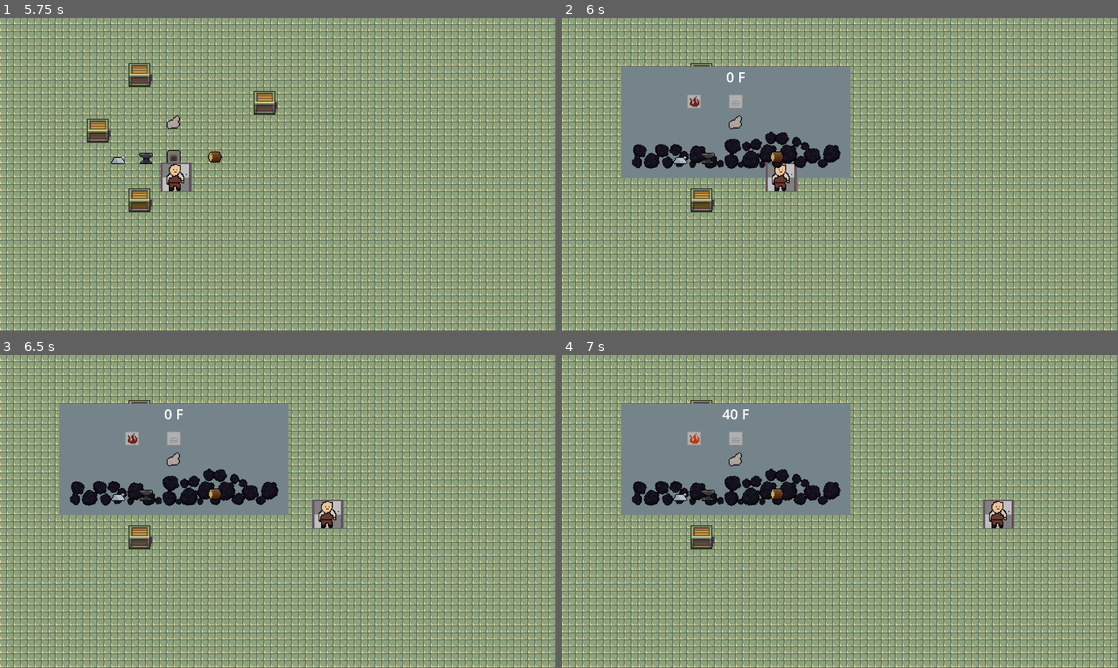
Above: before the commit, frames 1-4 (two rows, left to right).
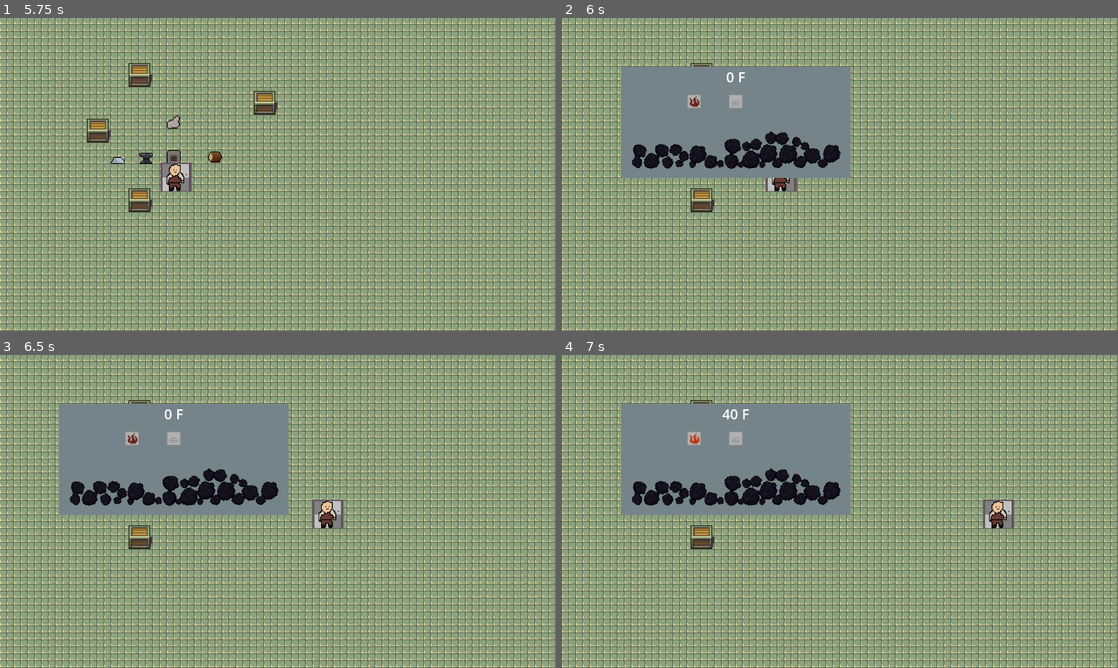
Above: after the commit, the same moments.

Repository: Miles-Miles2/godot-4-blacksmithGame
Game: Godot game, scene res://Scenes/level.tscn
The game is run twice, just before and just after one commit, with the same random seed, the same clock (stepped at 60 frames per second) and the same inputs.
Inputs (mouse positions are in pixels of both pictures, inside the frame that each line leads up to):
- Up to frame 1 (5.75 s): tap Enter at 0.5, 2 s; move the mouse to (250, 237) at 0.52 s; hold W (up) 0.53-2.03 s; click (250, 237) at 0.6 s; tap E (interact) at 0.8, 1.35, 2.3, 2.85, 3.8, 4.35, 5.3 s; tap Space at 1.25, 3.5 s; move the mouse to (444, 221) at 1.27 s; click (444, 221) at 1.55 s; move the mouse to (111, 127) at 2.02 s; hold A (left) 2.03-3.53 s; click (111, 127) at 2.1 s; move the mouse to (305, 174) at 2.77 s; click (305, 174) at 3.05 s; move the mouse to (194, 96) at 3.52 s; hold S (down) 3.53-4.28 s; click (194, 96) at 3.6 s; move the mouse to (400, 158) at 4.27 s; hold D (right) 4.28-5.03 s; click (400, 158) at 4.55 s; move the mouse to (166, 190) at 5.02 s; hold W (up) from 5.03 s (still down); click (166, 190) at 5.1 s
- Up to frame 2 (6 s): tap Enter at 5.75 s; move the mouse to (895, 105) at 5.77 s; release W (up) at 5.78 s; hold D (right) from 5.78 s (still down); tap E (interact) at 5.85 s
- Up to frame 3 (6.5 s): keep holding D (right); click (333, 442) at 6.05 s
- Up to frame 4 (7 s): keep holding D (right); move the mouse to (695, 439) at 6.52 s; click (695, 439) at 6.6 s; tap E (interact) at 6.8 s

Frame 1 is identical in both runs. In frame 2, 0.4% of the frame differs, in the area x 20-43%, y 31-52%; in frame 3, 0.2%; in frame 4, 0.2%.

Commit message:
finished furnace. outputs bucket when melted

Diff:
--- a/Scenes/furnaceSpriteScript.gd
+++ b/Scenes/furnaceSpriteScript.gd
@@ -6,6 +6,7 @@
 	print("furnace interacted with. held item: " + str(heldItem))
 	if (heldItem != null):
 		$workstation_view.addMaterial(heldItem)
+		heldItem.queue_free()
 	else:
 		$workstation_view.position = position
-		$workstation_view.openMenu()
+		$workstation_view.toggleMenu()
--- a/Scenes/furnace_controller.gd
+++ b/Scenes/furnace_controller.gd
@@ -7,12 +7,13 @@
 var heatOn := false
 var updateHeatCounter = 0
 var itemInFurnace: Node2D = null
+@onready var level: Node2D = get_parent().get_parent()
 
 @export var HEATING_SPEED: float
 @onready var width: int = $CoalHolders/floor_ceiling/floor.shape.size.x
 @onready var floorHeight = $CoalHolders/floor_ceiling/floor.position.x
 
-
+var bucket = preload("res://Scenes/resources/liquid_metal.tscn")
 var coal = preload("res://Scenes/coal.tscn")
 var offImage = Image.load_from_file("res://Art/heatIconOff.png")
 var offTexture = ImageTexture.create_from_image(offImage)
@@ -47,11 +48,12 @@
 		else:
 			temp = max(temp - 3, 0)
 		if (itemInFurnace):
-			itemInFurnace.updateTemp(temp)
+			if (itemInFurnace.is_in_group("smeltable")):
+				itemInFurnace.updateTemp(temp, self)
 
 
-func openMenu():
-	visible = true
+func toggleMenu():
+	visible = not visible
 
 func addMaterial(rawMetal: Node2D):
 	if (itemInFurnace == null):
@@ -64,6 +66,18 @@
 	else:
 		print("item already in furnace!")
 
+func materialCooked():
+	var newBucket = bucket.instantiate()
+	add_child(newBucket)
+	newBucket.position = $SmeltItemIcon.position
+	newBucket.remove_from_group("holdable")
+	newBucket.remove_from_group("selectable")
+	newBucket.addLiquid(itemInFurnace.metalName, 1)
+
+	var oldItem = itemInFurnace
+	itemInFurnace = newBucket
+	oldItem.queue_free()
+
 func _on_area_2d_input_event(viewport: Node, event: InputEvent, shape_idx: int) -> void:
 	if event is InputEventMouseButton:
 		if (event.is_pressed() && event.button_index == MOUSE_BUTTON_LEFT):
@@ -72,3 +86,15 @@
 				$Area2D/HeatIcon.texture = onTexture
 			else:
 				$Area2D/HeatIcon.texture = offTexture
+
+
+func _item_in_furnace_clicked(viewport: Node, event: InputEvent, shape_idx: int) -> void:
+	if event is InputEventMouseButton:
+		if (event.is_pressed() && event.button_index == MOUSE_BUTTON_LEFT):
+			if (itemInFurnace):
+				itemInFurnace.add_to_group("selectable")
+				itemInFurnace.add_to_group("holdable")
+				level.spawnItem(itemInFurnace, level.get_node("Player").position)
+				itemInFurnace.queue_free()
+				itemInFurnace = null
+				toggleMenu()
--- a/Scenes/furnace_view.tscn
+++ b/Scenes/furnace_view.tscn
@@ -12,6 +12,9 @@
 [sub_resource type="RectangleShape2D" id="RectangleShape2D_py8m4"]
 size = Vector2(16, 96)
 
+[sub_resource type="RectangleShape2D" id="RectangleShape2D_l8oie"]
+size = Vector2(16, 16)
+
 [sub_resource type="RectangleShape2D" id="RectangleShape2D_4eg51"]
 size = Vector2(32, 32)
 
@@ -20,6 +23,7 @@
 shadow_size = 0
 
 [node name="workstation_view" type="Node2D"]
+z_index = 3
 script = ExtResource("1_upcjx")
 HEATING_SPEED = 0.005
 
@@ -61,6 +65,11 @@
 scale = Vector2(2, 2)
 texture = ExtResource("2_itras")
 
+[node name="Area2D" type="Area2D" parent="SmeltItemIcon"]
+
+[node name="CollisionShape2D" type="CollisionShape2D" parent="SmeltItemIcon/Area2D"]
+shape = SubResource("RectangleShape2D_l8oie")
+
 [node name="Area2D" type="Area2D" parent="."]
 
 [node name="HeatIcon" type="Sprite2D" parent="Area2D"]
@@ -82,4 +91,5 @@
 horizontal_alignment = 1
 vertical_alignment = 1
 
+[connection signal="input_event" from="SmeltItemIcon/Area2D" to="." method="_item_in_furnace_clicked"]
 [connection signal="input_event" from="Area2D" to="." method="_on_area_2d_input_event"]
--- a/Scenes/iron.tscn
+++ b/Scenes/iron.tscn
@@ -6,10 +6,9 @@
 [sub_resource type="CircleShape2D" id="CircleShape2D_e5wfo"]
 radius = 16.0
 
-[node name="Iron" type="Node2D" groups=["holdable", "selectable", "smeltable"]]
+[node name="Iron" type="Node2D" groups=["holdable", "pourable", "selectable"]]
 z_index = 1
 script = ExtResource("1_dk5ht")
-smeltedVersionName = "res://Scenes/resources/smelted_iron.tscn"
 
 [node name="raw" type="Sprite2D" parent="."]
 texture_filter = 1
--- a/Scenes/itemScript.gd
+++ b/Scenes/itemScript.gd
@@ -1,16 +1,17 @@
 extends Node2D
 
-@export var smeltedVersionName: String
+@export var metalName: String
 
 @export var MIN_TEMP: int
 @export var TEMP_SENSITIVITY: float
-@onready var smeltedVersion = load(smeltedVersionName)
 
 var temperature: float = 0
 
 
 
-func updateTemp(furnaceTemp: float):
+func updateTemp(furnaceTemp: float, furnaceObj: Node2D):
 
-	temperature += clamp((furnaceTemp - furnaceTemp) * TEMP_SENSITIVITY, -20, 20)
+	temperature += clamp((furnaceTemp - temperature) * TEMP_SENSITIVITY, -5, 5)
 	print(temperature)
+	if (temperature > MIN_TEMP):
+		furnaceObj.materialCooked()
--- a/Scenes/level.tscn
+++ b/Scenes/level.tscn
@@ -1,6 +1,7 @@
-[gd_scene load_steps=16 format=3 uid="uid://gqr80x88tcph"]
+[gd_scene load_steps=17 format=3 uid="uid://gqr80x88tcph"]
 
 [ext_resource type="PackedScene" uid="uid://cebqu62uxlcr6" path="res://Scenes/player.tscn" id="1_ad4df"]
+[ext_resource type="Script" path="res://Scenes/levelManager.gd" id="1_kol6e"]
 [ext_resource type="Texture2D" uid="uid://dhbwfsr0mu021" path="res://Art/temp/Dungeon_WallsAndFloors.png" id="2_vb32s"]
 [ext_resource type="Texture2D" uid="uid://d2a4kttg3ofnf" path="res://Art/temp/DungeonDecorations.png" id="3_m8edt"]
 [ext_resource type="PackedScene" uid="uid://dkh8afl08i0o8" path="res://Scenes/anvil.tscn" id="4_667w6"]
@@ -1215,6 +1216,7 @@
 sources/1 = SubResource("TileSetAtlasSource_2kifd")
 
 [node name="Level" type="Node2D"]
+script = ExtResource("1_kol6e")
 
 [node name="Player" parent="." instance=ExtResource("1_ad4df")]
 z_index = 1
@@ -1272,5 +1274,5 @@
 [node name="Furnace" parent="." instance=ExtResource("7_uevos")]
 position = Vector2(400, 320)
 
-[node name="rawIron" parent="." groups=["holdable", "selectable"] instance=ExtResource("8_qu2s2")]
+[node name="rawIron" parent="." instance=ExtResource("8_qu2s2")]
 position = Vector2(400, 240)
--- /dev/null
+++ b/Scenes/levelManager.gd
@@ -0,0 +1,15 @@
+extends Node2D
+
+
+# Called when the node enters the scene tree for the first time.
+func _ready() -> void:
+	pass # Replace with function body.
+
+
+# Called every frame. 'delta' is the elapsed time since the previous frame.
+
+
+func spawnItem(item: Node2D, pos: Vector2):
+	var clonedItem = item.duplicate()
+	add_child(clonedItem)
+	clonedItem.position = pos
--- /dev/null
+++ b/Scenes/liquidMetalScript.gd
@@ -0,0 +1,20 @@
+extends Node2D
+
+@export var storedLiquid = {}
+
+# Called when the node enters the scene tree for the first time.
+func _ready() -> void:
+	pass # Replace with function body.
+
+
+# Called every frame. 'delta' is the elapsed time since the previous frame.
+func _process(delta: float) -> void:
+	pass
+
+
+func addLiquid(liquid: String, amount: int):
+	if (storedLiquid.has(liquid)):
+		storedLiquid[liquid] += amount
+	else:
+		storedLiquid[liquid] = amount
+	print("stored Liquid: " + str(storedLiquid))
--- a/Scenes/player.gd
+++ b/Scenes/player.gd
@@ -23,7 +23,8 @@
 '''
 # Called every frame. 'delta' is the elapsed time since the previous frame.
 func _process(delta):
-
+	if (not is_instance_valid(heldObject)):
+		heldObject = null
 
 
 	if $interactDetector.has_overlapping_areas() == true:
@@ -51,6 +52,7 @@
 			elif selectedObject.is_in_group("interactable"):
 				print("interacting with " + selectedObject.name + " while holding " + str(heldObject))
 				selectedObject.interact(heldObject)
+
 				#print(str(selectedObject.position) + " | " + str(selectedObject.get_node("workstation_view").position))
 
 				selectedObject.get_node("workstation_view").position = Vector2(0,0)
--- /dev/null
+++ b/Scenes/resources/liquid_metal.tscn
@@ -0,0 +1,20 @@
+[gd_scene load_steps=4 format=3 uid="uid://kk80qjwuicbe"]
+
+[ext_resource type="Script" path="res://Scenes/liquidMetalScript.gd" id="1_x8mtw"]
+[ext_resource type="Texture2D" uid="uid://b2x2c8hkygul2" path="res://Art/bucket.png" id="2_6t0fb"]
+
+[sub_resource type="CircleShape2D" id="CircleShape2D_y17cq"]
+radius = 16.0
+
+[node name="liquidMetal" type="Node2D" groups=["holdable", "selectable"]]
+script = ExtResource("1_x8mtw")
+
+[node name="Bucket" type="Sprite2D" parent="."]
+texture_filter = 1
+scale = Vector2(2, 2)
+texture = ExtResource("2_6t0fb")
+
+[node name="Area2D" type="Area2D" parent="."]
+
+[node name="CollisionShape2D" type="CollisionShape2D" parent="Area2D"]
+shape = SubResource("CircleShape2D_y17cq")
--- a/Scenes/resources/raw_iron.tscn
+++ b/Scenes/resources/raw_iron.tscn
@@ -6,12 +6,12 @@
 [sub_resource type="CircleShape2D" id="CircleShape2D_fb6no"]
 radius = 16.0
 
-[node name="rawIron" type="Node2D"]
+[node name="rawIron" type="Node2D" groups=["holdable", "selectable", "smeltable"]]
 z_index = 1
 script = ExtResource("1_etmmn")
-smeltedVersionName = "res://Scenes/iron.tscn"
-MIN_TEMP = 2800
-TEMP_SENSITIVITY = 1.0
+metalName = "Iron"
+MIN_TEMP = 10
+TEMP_SENSITIVITY = 0.01
 
 [node name="smeltedIronSprite" type="Sprite2D" parent="."]
 texture_filter = 1
Binary file added: Art/bucket.png
Not shown, added: Art/bucket.png.import
Binary file added: Art/mold.ase
Not shown: 1 places in Scenes/furnace_view.tscn that only renumber resources
